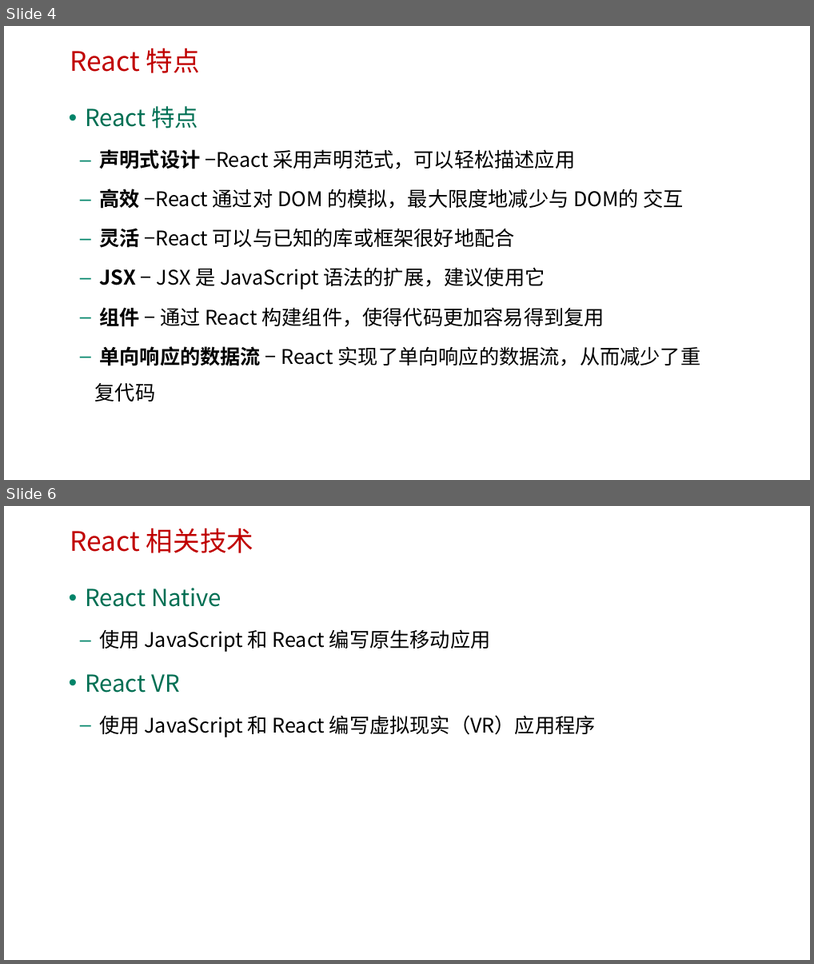
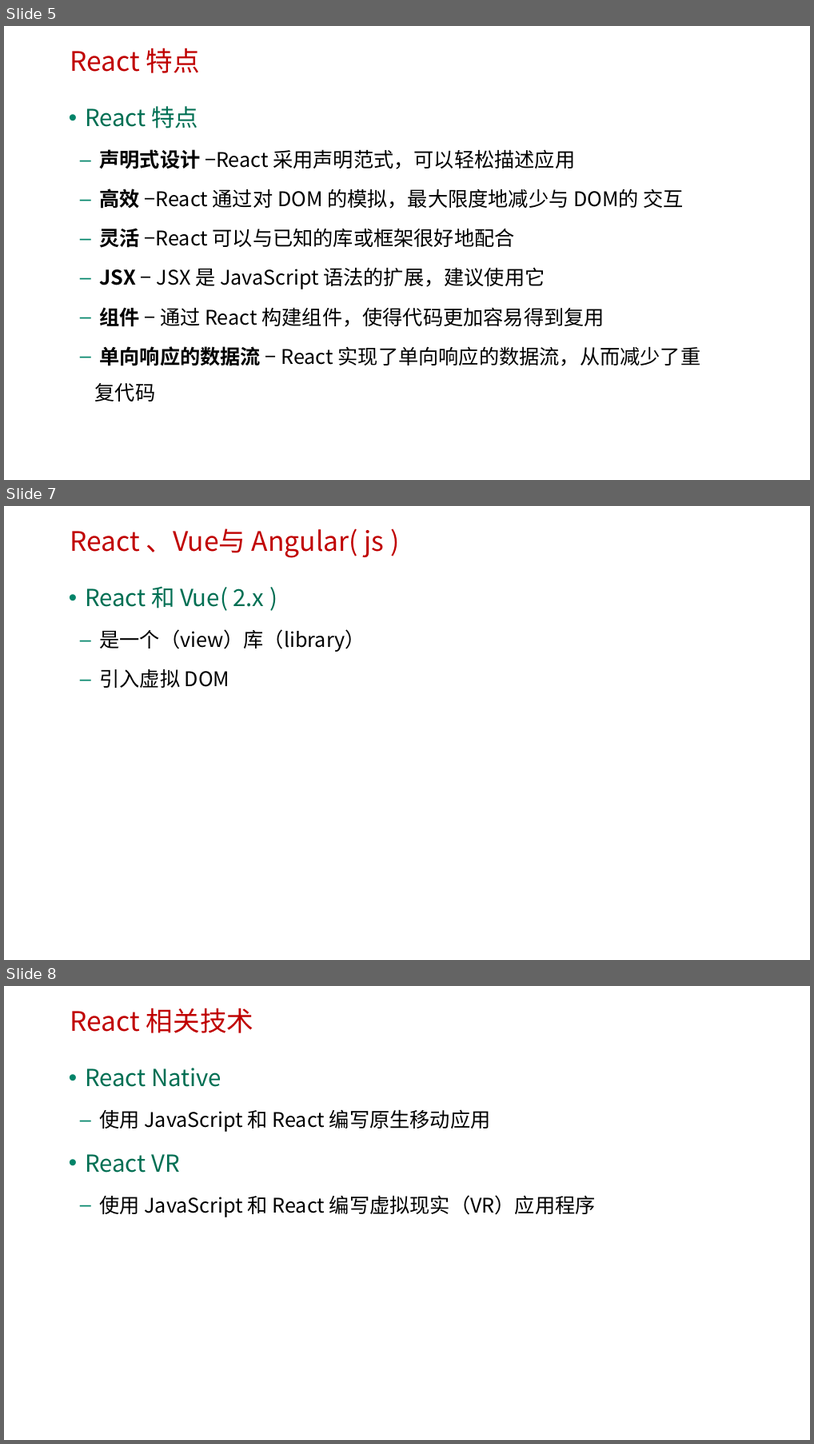
Before and after one commit to edu2act/course-react, a slide deck: materials/slides/ch01-React简介.pptx. Shown one above the other, each under a label of ours: slides 4 and 6 before the commit, slides 5, 7 and 8 after it; the slides between them are not shown. The pictures are 814x964 and 814x1444 pixels, drawn with LibreOffice and Linux fonts; fonts in the diff are those of the drawing; background and template pictures are left out. Boxes give left, top, right and bottom in pixels: in the first picture for what was removed or moved away, otherwise in the second. Text is boxed around its words. In the diff, an @@ line names an element or a change of style, - is before the commit and + after.

```diff
--- a/materials/slides/ch01-React简介.pptx
+++ b/materials/slides/ch01-React简介.pptx
@@ slide 7 added at [4,506,810,960], background picture (left out) @@
@@ text added at [70,528,385,558], 32 pt, text #C00000 @@
+React 、Vue与 Angular( js )
@@ text added at [85,586,366,688], 24 pt, text #000000 @@
+• React 和 Vue( 2.x )
+  – 是一个（view）库（library）
+  – 引入虚拟 DOM
@@ what was slide 4 is now slide 5 @@
@@ what was slide 6 is now slide 8 @@
```
Also in this commit, not shown: 1 slide changed, 1 other slide added, 3 other files.
